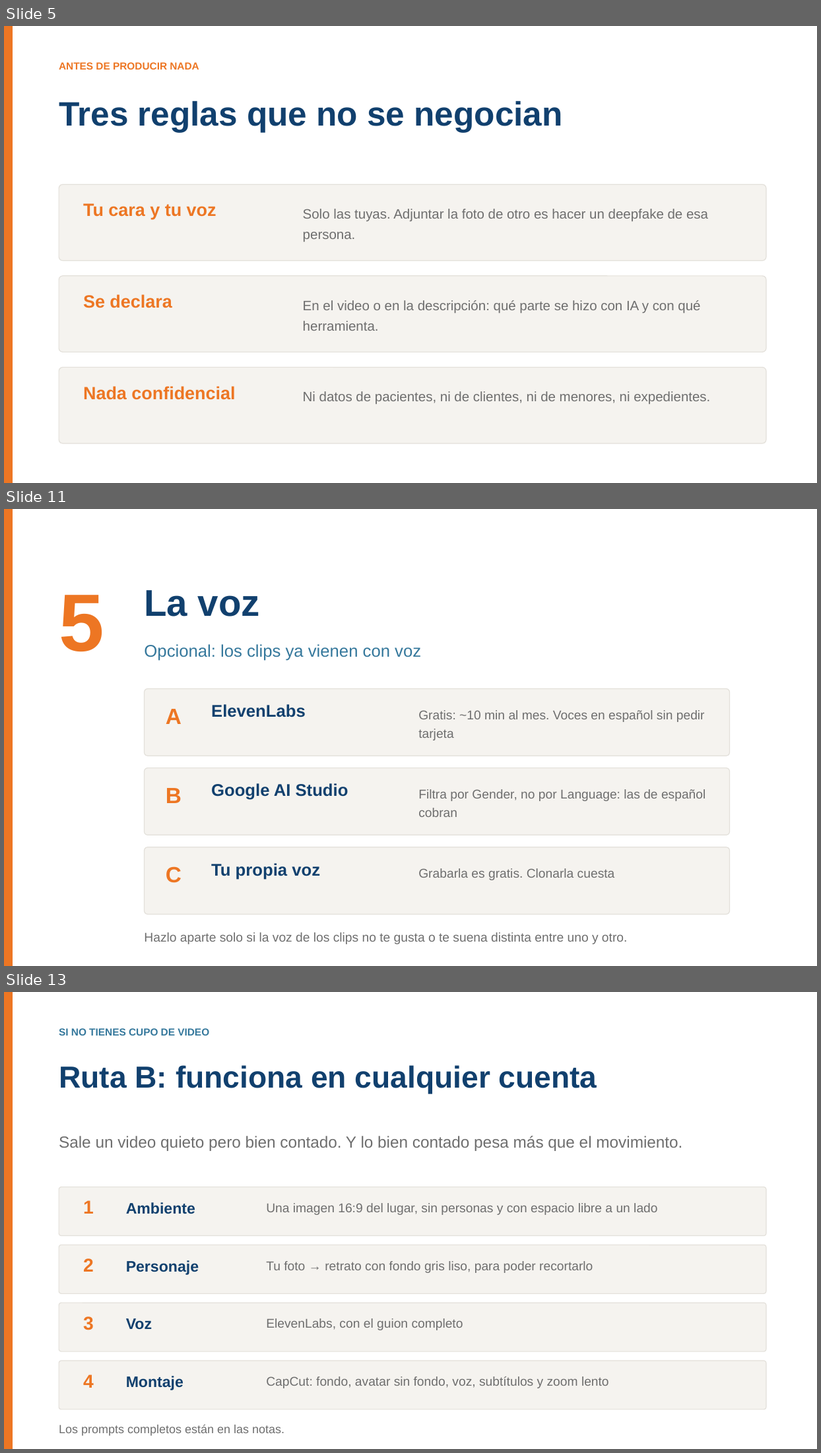
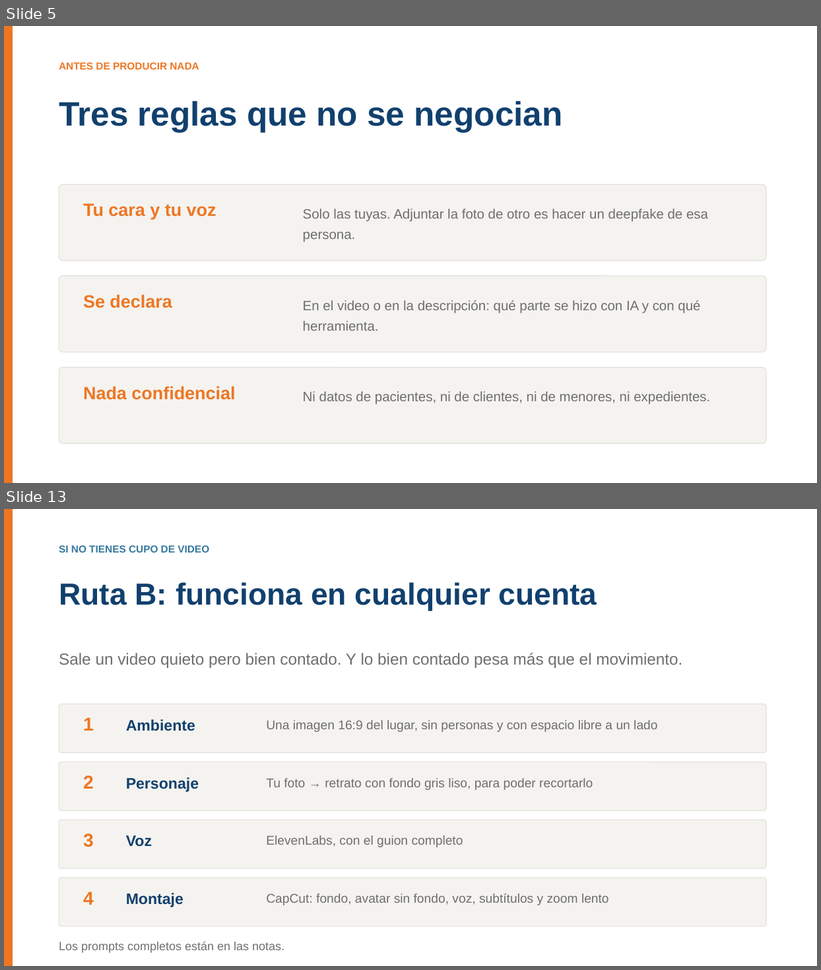
Before and after one commit to BioAITeamLearning/IntroInfo_2026_02_Ucaldas, a slide deck: _static/sesion06/S06_audio_imagen_video.pptx. Shown one above the other, each under a label of ours: slides 5, 11 and 13 before the commit, slides 5 and 13 after it; the slides between them are not shown. The pictures are 821x1453 and 821x970 pixels, drawn with LibreOffice and Linux fonts; fonts in the diff are those of the drawing. Boxes give left, top, right and bottom in pixels: in the first picture for what was removed or moved away, otherwise in the second. Text is boxed around its words. In the diff, an @@ line names an element or a change of style, - is before the commit and + after.

```diff
--- a/_static/sesion06/S06_audio_imagen_video.pptx
+++ b/_static/sesion06/S06_audio_imagen_video.pptx
@@ slide 11 removed at (4,509,817,966), background #FFFFFF @@
@@ rectangle removed at (4,509,13,966) @@
@@ text removed at (59,595,104,652) @@
-5
@@ text removed at (144,590,260,617) @@
-La voz
@@ text removed at (144,644,421,661) @@
-Opcional: los clips ya vienen con voz
@@ rounded rectangle removed at (145,689,730,756) @@
@@ text removed at (211,704,306,718) @@
-ElevenLabs
@@ text removed at (166,709,182,724) @@
-A
@@ text removed at (418,710,705,741) @@
-Gratis: ~10 min al mes. Voces en español sin pedir tarjeta
@@ rounded rectangle removed at (145,768,730,835) @@
@@ text removed at (211,784,349,800) @@
-Google AI Studio
@@ text removed at (166,788,182,803) @@
-B
@@ text removed at (418,789,706,817) @@
-Filtra por Gender, no por Language: las de español cobran
@@ rounded rectangle removed at (145,848,730,915) @@
@@ text removed at (211,863,320,880) @@
-Tu propia voz
@@ text removed at (166,867,182,883) @@
-C
@@ text removed at (418,869,615,881) @@
-Grabarla es gratis. Clonarla cuesta
@@ text removed at (144,933,627,945) @@
-Hazlo aparte solo si la voz de los clips no te gusta o te suena distinta entre uno y otro.
```
Also in this commit, not shown: 13 slides changed, 1 slide added, 2 other files.
